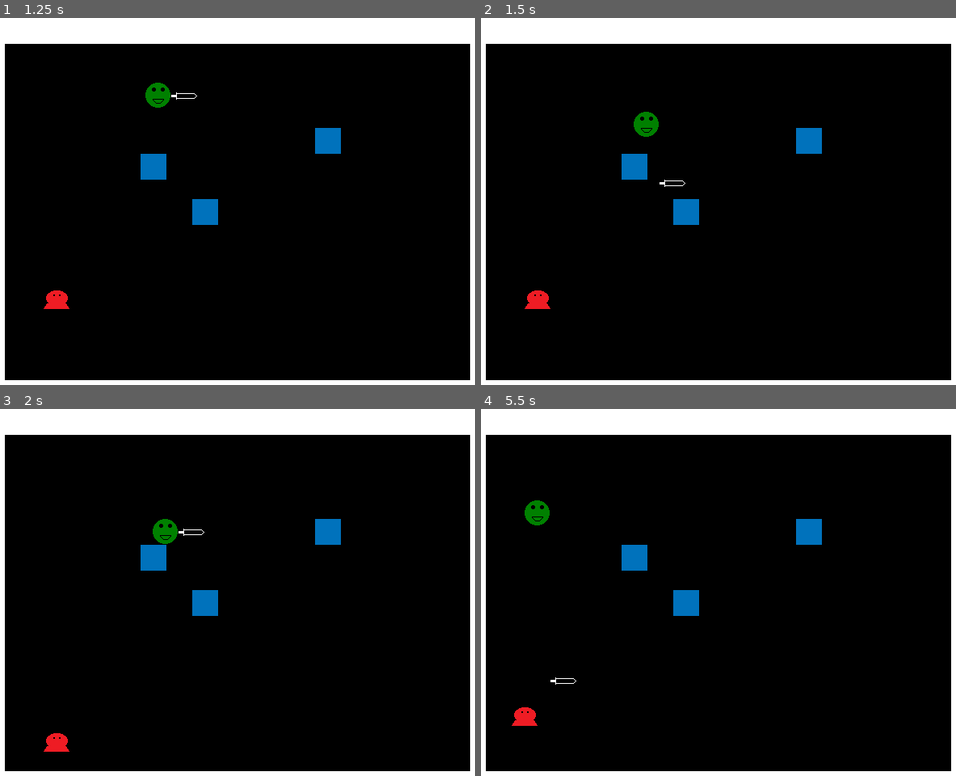
Above: before the commit, frames 1-4 (two rows, left to right).
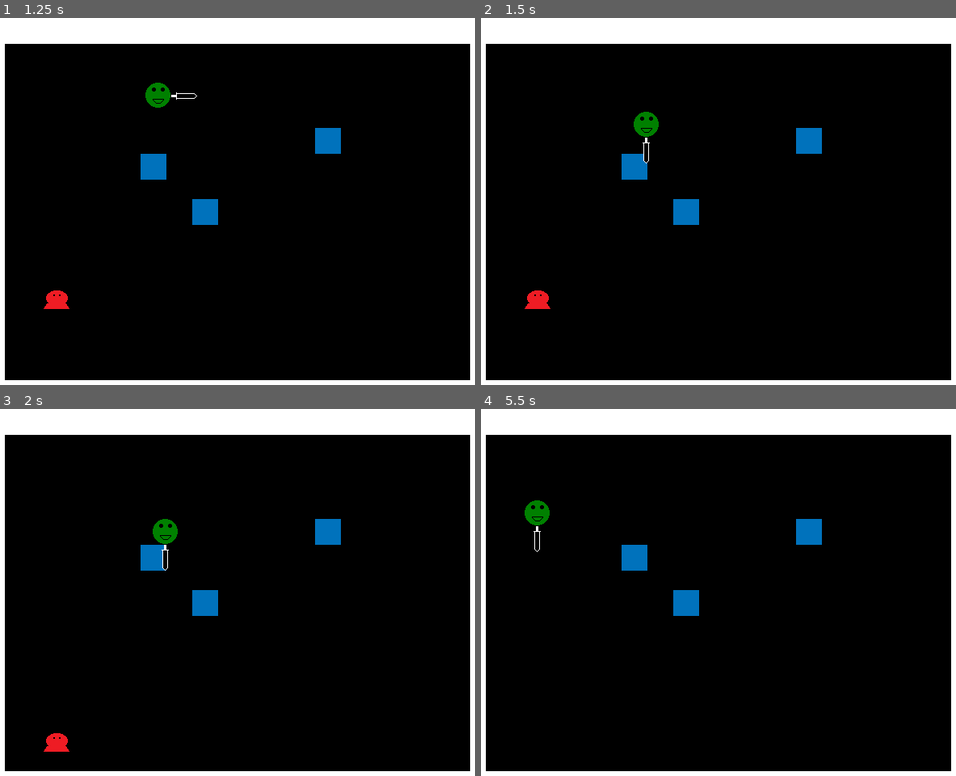
Above: after the commit, the same moments.

Repository: andOlga/game-off-2024
Game: Godot game, scene res://test_scene.tscn
Same seed, same stepped clock (60 frames per second), same inputs: the game is played once before the commit and once after it.
Inputs:
- Up to frame 1 (1.25 s): hold Right (move_right) from 0.53 s (still down); tap Z (action_sword) at 0.6 s
- Up to frame 2 (1.5 s): release Right (move_right) at 1.28 s; hold Down (move_down) from 1.28 s (still down); tap Z (action_sword) at 1.35 s
- Up to frame 3 (2 s): keep holding Down (move_down)
- Up to frame 4 (5.5 s): release Down (move_down) at 2.03 s; hold Right (move_right) 2.03-2.78 s; tap Z (action_sword) every 0.75 s from 2.1 to 5.1 s; hold Up (move_up) 2.78-3.53 s; hold Left (move_left) 3.53-5.03 s; hold Down (move_down) from 5.03 s (still down)

Frame 1 is identical in both runs. In frame 2, less than 0.1% of the frame differs, in the area x 34-44%, y 32-47%; in frame 3, less than 0.1%; in frame 4, 0.3%, in the area x 6-21%, y 31-87%.

Commit message:
Finish sword impl

Diff:
--- a/game_objects/player.gd
+++ b/game_objects/player.gd
@@ -9,7 +9,7 @@
 var hp := 3
 var last_move := Vector2(0, 0)
 
-func update_health_display():
+func update_health_display() -> void:
 	var hp_blends := [
 		Color("FFA500"), # Orange, hp = 1
 		Color("FFFF00"), # Yellow, hp = 2
@@ -17,7 +17,7 @@
 	]
 	$Sprite.modulate = hp_blends[hp - 1]
 
-func hurt():
+func hurt() -> void:
 	if not is_hurting:
 		$HurtSFX.play()
 		is_hurting = true
@@ -33,7 +33,7 @@
 			$InvisFrameTimer.start()
 			$InvisBlinkTimer.start()
 
-func enable_swim(): # Turns off water collisions
+func enable_swim() -> void: # Turns off water collisions
 	set_collision_layer_value(2, false)
 	set_collision_mask_value(2, false)
 
--- a/game_objects/sword.gd
+++ b/game_objects/sword.gd
@@ -3,15 +3,42 @@
 @onready var is_flying := false
 var old_position : Vector2
 
-func fire(velocity):
-	if velocity != Vector2.ZERO:
+func fire(new_velocity: Vector2) -> void:
+	if new_velocity != Vector2.ZERO:
 		old_position = position
-		self.velocity = velocity
+		velocity = new_velocity
 		is_flying = true
 
-func rotate_to(velocity):
-	# TODO: determine new angle and position using velocity vector
-	pass
+func rotate_to(new_directions: Vector2) -> void:
+	if is_flying:
+		return
+	var dir_x := new_directions.x
+	var dir_y := new_directions.y
+	# Note: the numbers used below are "feels right" guesswork, they aren't supposed to make sense
+	if dir_x > 0 and dir_y > 0: # Right-Down
+		rotation_degrees = 45
+		position = Vector2(40, 16)
+	elif dir_x > 0 and dir_y < 0: # Right-Up
+		rotation_degrees = -45
+		position = Vector2(16, -10)
+	elif dir_x < 0 and dir_y > 0: # Left-Down
+		rotation_degrees = -225
+		position = Vector2(16, 40)
+	elif dir_x < 0 and dir_y < 0: # Left-Up
+		rotation_degrees = -135
+		position = Vector2(-11, 16)
+	elif dir_x > 0: # Right
+		rotation_degrees = 0
+		position = Vector2(32, 0)
+	elif dir_x < 0: # Left
+		rotation_degrees = 180
+		position = Vector2(0, 32)
+	elif dir_y > 0: # Down
+		rotation_degrees = -270
+		position = Vector2(32, 32)
+	elif dir_y < 0: # Up
+		rotation_degrees = 270
+		position = Vector2.ZERO
 
 func _physics_process(delta: float) -> void:
 	if is_flying:
